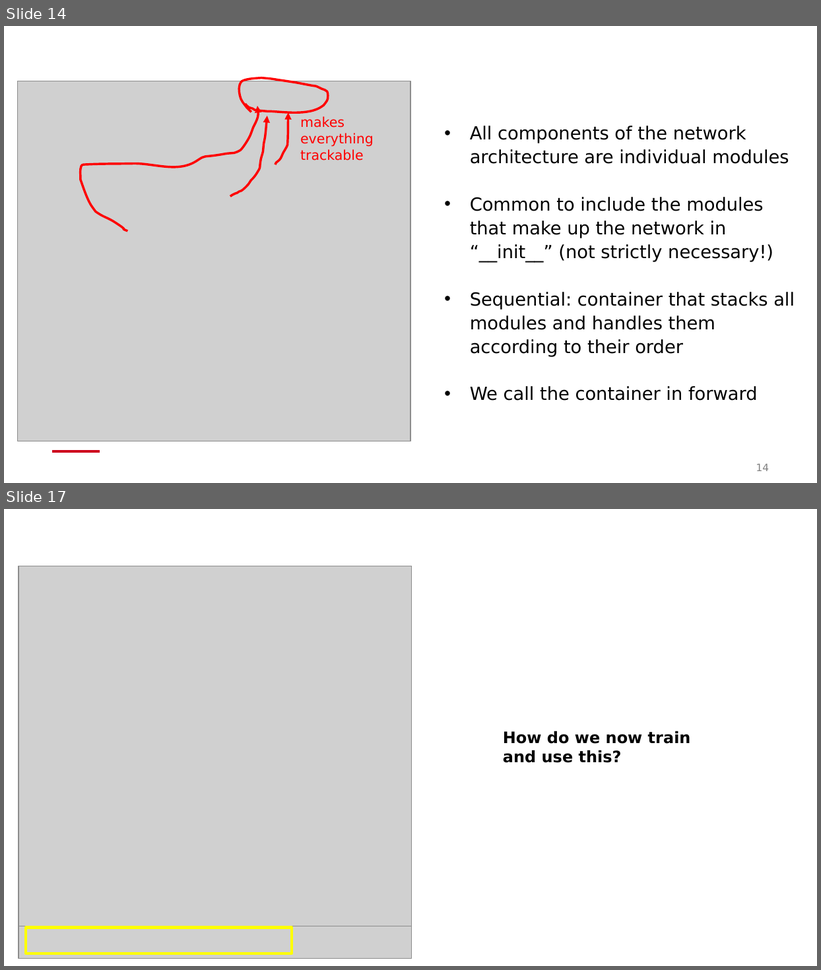
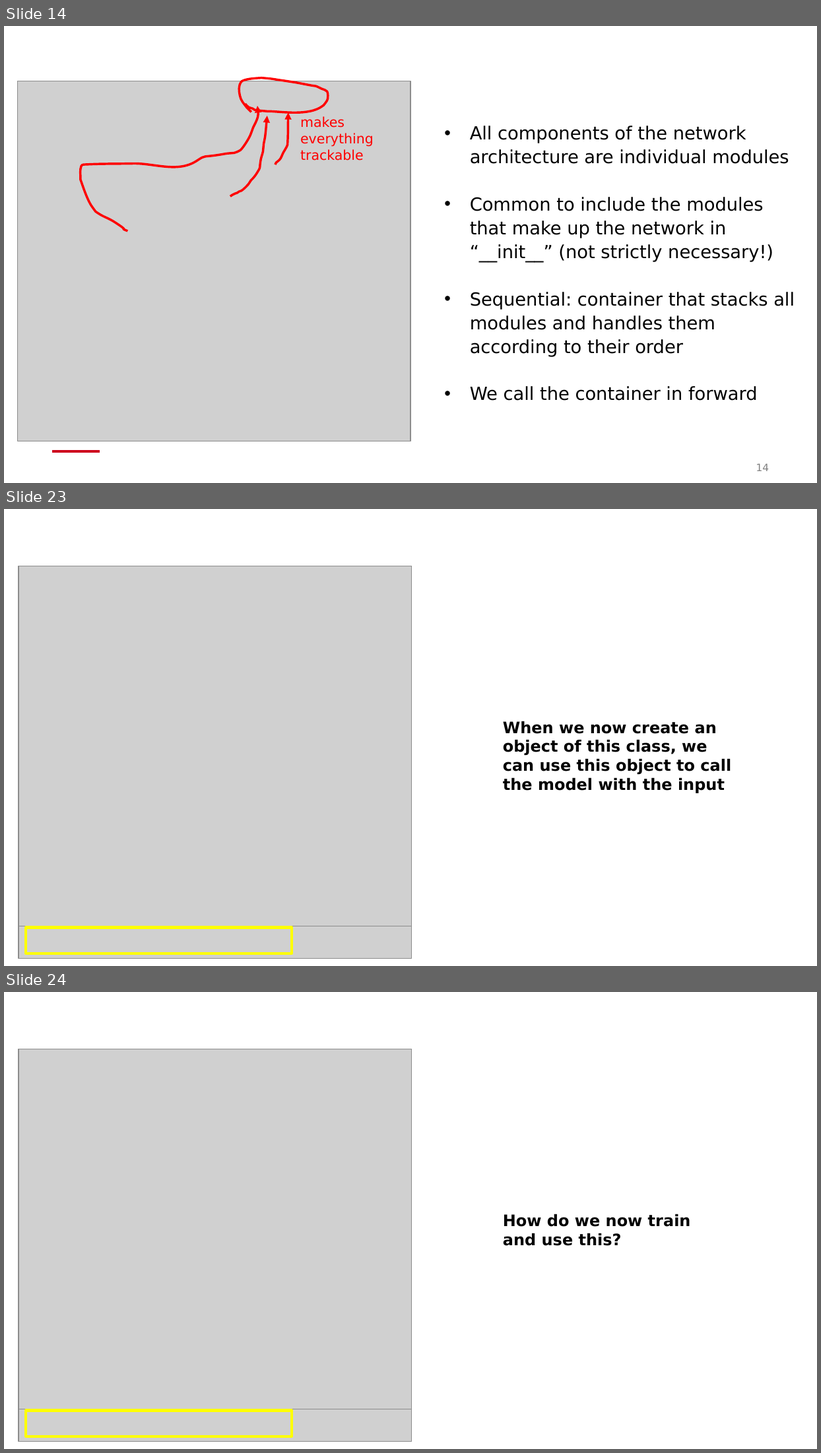
Before and after one commit to BAMeScience/workshop_neural_nets, a slide deck: slides/General_problem_and_PyTorch_example.pptx. Shown one above the other, each under a label of ours: slides 14 and 17 before the commit, slides 14, 23 and 24 after it; the slides between them are not shown. The pictures are 821x970 and 821x1453 pixels, drawn with LibreOffice and Linux fonts; fonts in the diff are those of the drawing; grey boxes stand for pictures; background and template pictures are left out. Boxes give left, top, right and bottom in pixels: in the first picture for what was removed or moved away, otherwise in the second. Text is boxed around its words. In the diff, an @@ line names an element or a change of style, - is before the commit and + after.

```diff
--- a/slides/General_problem_and_PyTorch_example.pptx
+++ b/slides/General_problem_and_PyTorch_example.pptx
@@ slide 23 added at (4, 509, 817, 966), background #FFFFFF @@
@@ picture added at (19, 566, 411, 958) @@
@@ picture added at (19, 566, 411, 926) @@
@@ text added at (503, 721, 731, 793), 14 pt, text #000000, bold @@
+When we now create an object of this class, we can use this object to call the model with the input
@@ rectangle added at (26, 927, 292, 954), outline #FFFF00 2.5 pt @@
@@ what was slide 17 is now slide 24 @@
```
Also in this commit, not shown: 2 slides changed, 6 other slides added, 1 slide removed.
